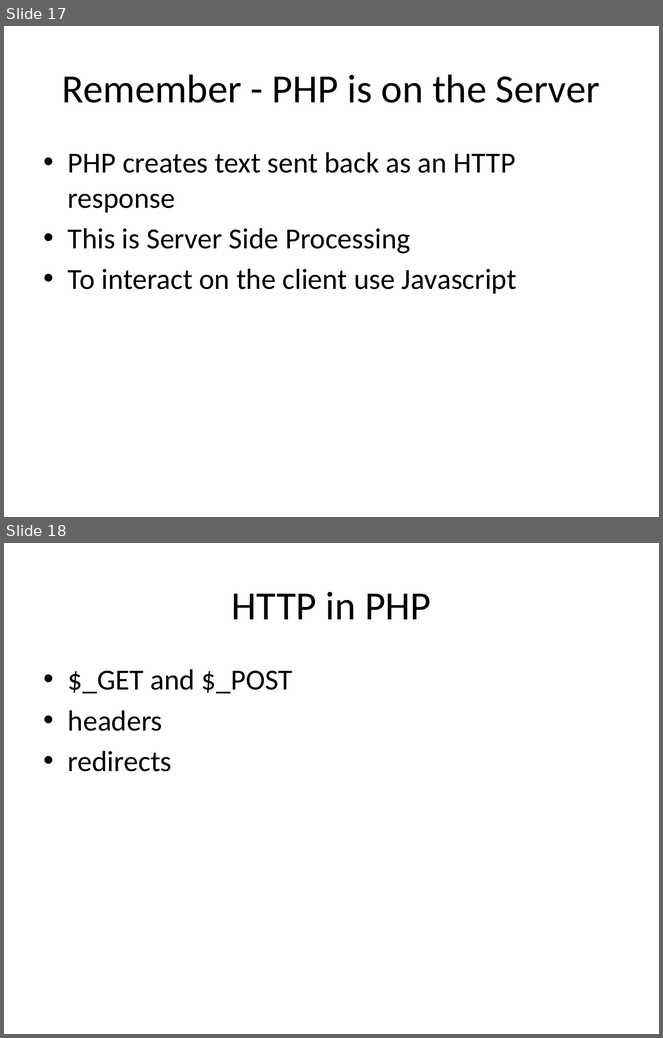
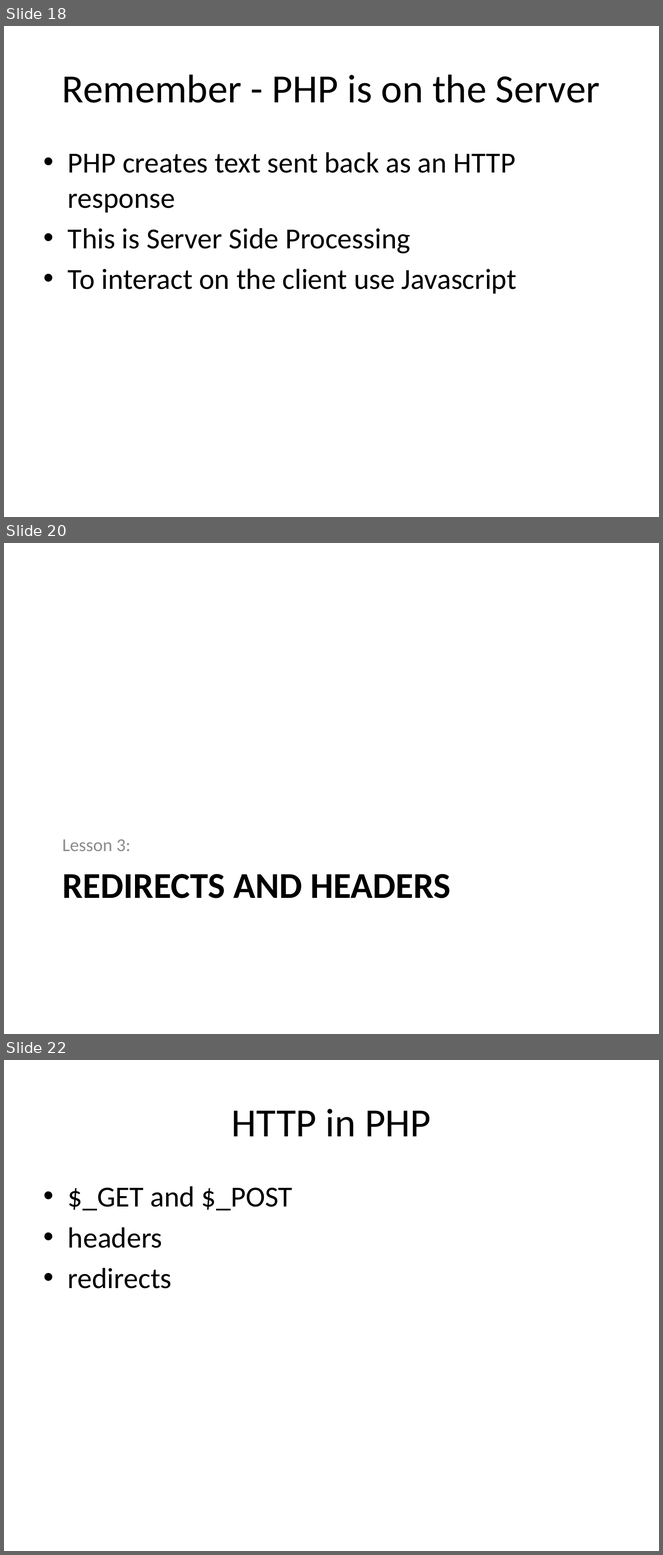
Before and after one commit to PHPEmbark/curriculum, a slide deck: course/2 - The Internet/The Internet.pptx. Shown one above the other, each under a label of ours: slides 17 and 18 before the commit, slides 18, 20 and 22 after it; the slides between them are not shown. The pictures are 663x1038 and 663x1555 pixels, drawn with LibreOffice and Linux fonts; fonts in the diff are those of the drawing. Boxes give left, top, right and bottom in pixels: in the first picture for what was removed or moved away, otherwise in the second. Text is boxed around its words. In the diff, an @@ line names an element or a change of style, - is before the commit and + after.

```diff
--- a/course/2 - The Internet/The Internet.pptx
+++ b/course/2 - The Internet/The Internet.pptx
@@ slide 20 added at (x1=4, y1=543, x2=659, y2=1034), background #FFFFFF @@
@@ text added at (x1=62, y1=839, x2=130, y2=851), 20 pt, text #8C8C8C @@
+Lesson 3:
@@ title added at (x1=62, y1=874, x2=451, y2=899), 40 pt, text #000000, bold @@
+REDIRECTS AND HEADERS
@@ what was slide 17 is now slide 18 @@
@@ what was slide 18 is now slide 22 @@
```
Also in this commit, not shown: 5 other slides added.
